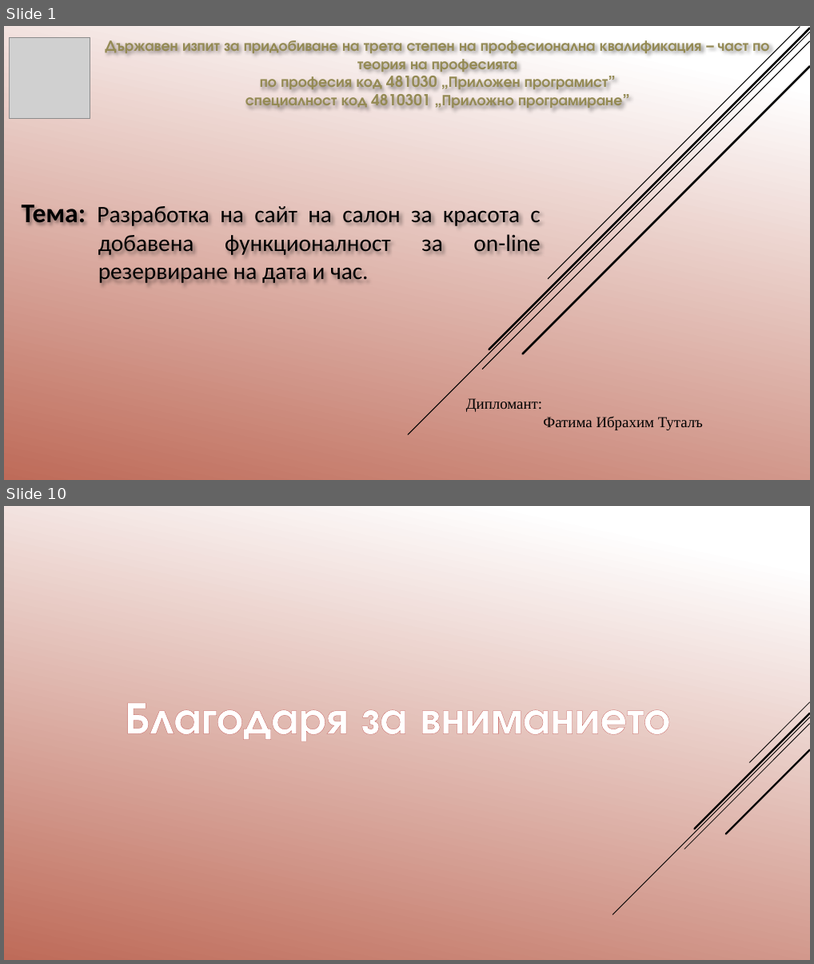
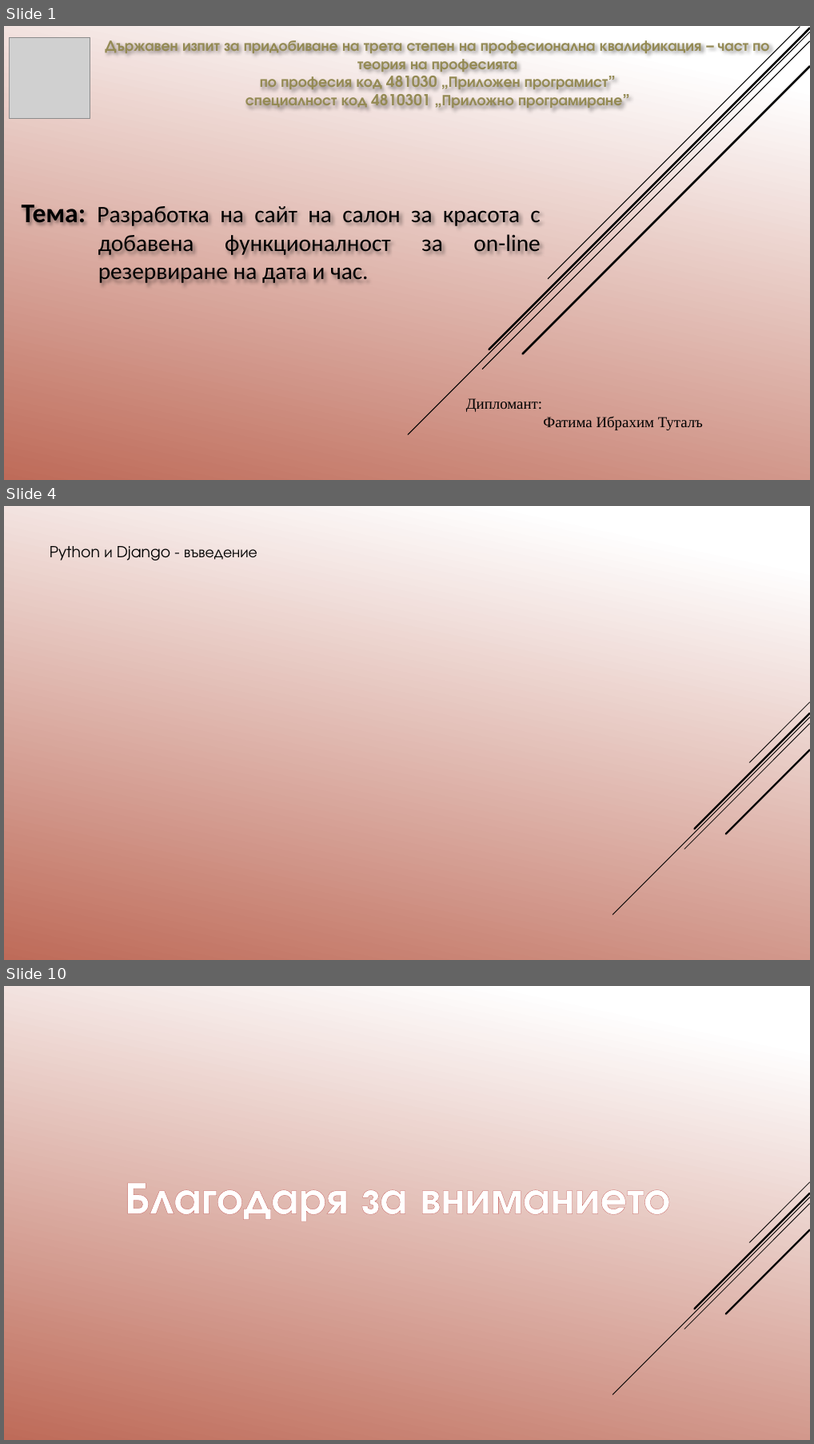
Before and after one commit to pgee-dzi2024/Theme_01, a slide deck: 01 Фатима Туталъ/Защита теория.pptx. Shown one above the other, each under a label of ours: slides 1 and 10 before the commit, slides 1, 4 and 10 after it; the slides between them are not shown. The pictures are 814x964 and 814x1444 pixels, drawn with LibreOffice and Linux fonts; fonts in the diff are those of the drawing; grey boxes stand for pictures. Boxes give left, top, right and bottom in pixels: in the first picture for what was removed or moved away, otherwise in the second. Text is boxed around its words. In the diff, an @@ line names an element or a change of style, - is before the commit and + after.

```diff
--- a/01 Фатима Туталъ/Защита теория.pptx
+++ b/01 Фатима Туталъ/Защита теория.pptx
@@ slide 4 added at <box>4,506,810,960</box>, background gradient #FFFFFF to #C26A56; not listed: 5 template elements that a slide beside it also shows @@
@@ text added at <box>50,546,258,560</box>, 18 pt, text #000000 @@
+Python и Django - въведение
```
Also in this commit, not shown: 7 other slides added, 8 slides removed, 2 other files.
